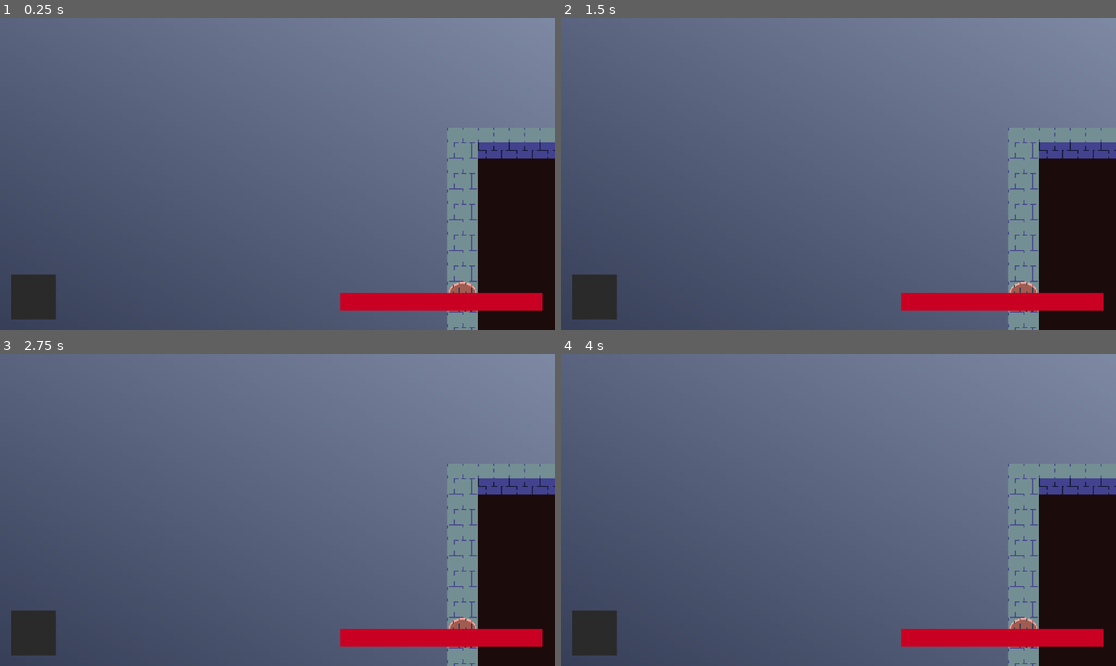
Above: before the commit, frames 1-4 (two rows, left to right).
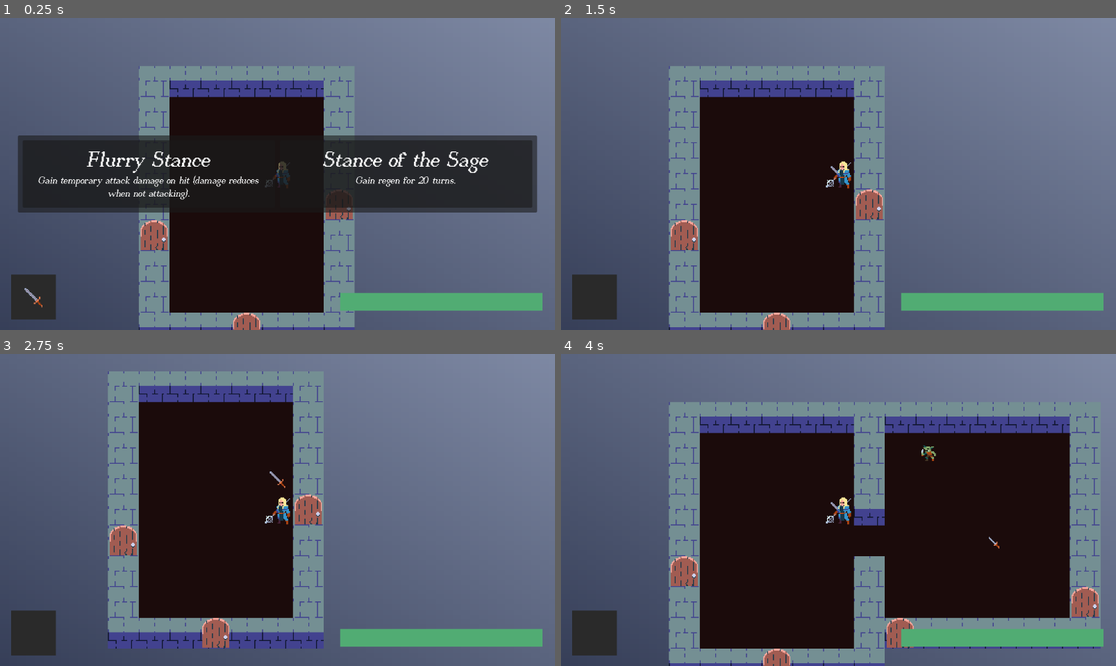
Above: after the commit, the same moments.

Repository: pryganss/TB-DCrawl
Game: Godot game, scene res://game.tscn
The game is run twice, just before and just after one commit, with the same random seed, the same clock (stepped at 60 frames per second) and the same inputs.
Inputs (mouse positions are in pixels of both pictures, inside the frame that each line leads up to):
- Up to frame 1 (0.25 s): no input
- Up to frame 2 (1.5 s): click (710, 174) at 0.52 s; tap Enter at 1.25 s; hold D (move_right) from 1.28 s (still down); tap Q (drop) at 1.35 s
- Up to frame 3 (2.75 s): tap Space (wait) at 2 s; release D (move_right) at 2.03 s; hold S (move_down) from 2.03 s (still down); tap E (grab) at 2.1 s
- Up to frame 4 (4 s): tap Enter at 2.75 s; release S (move_down) at 2.78 s; hold D (move_right) 2.78-3.53 s; tap Space (wait) at 2.85, 3.5 s; hold W (move_up) from 3.53 s (still down); tap Q (drop) at 3.6 s

The runs differ from the first frame. In frame 1, 55% of the frame differs, in the area x 3-100%, y 15-100%; in frame 2, 46%; in frame 3, 47%; in frame 4, 61%, in the area x 19-100%, y 15-100%.
Error before the commit: Parse Error: Could not resolve external class member "STATUS". (res://src/Stances/stance.gd:12)

Commit message:
add new stance

Diff:
--- /dev/null
+++ b/Assets/Stances/damage_reduction_stance.tres
@@ -0,0 +1,17 @@
+[gd_resource type="Resource" script_class="StanceDefinition" load_steps=4 format=3 uid="uid://dm1f8vdmbc5mi"]
+
+[ext_resource type="Script" uid="uid://cojmli4pgkhte" path="res://src/Stances/stance_definition.gd" id="1_4k2j8"]
+[ext_resource type="Script" uid="uid://bgnge8s0rq04j" path="res://src/Entities/Status/status_defintion.gd" id="2_xb16g"]
+
+[sub_resource type="Resource" id="Resource_4k2j8"]
+script = ExtResource("2_xb16g")
+duration = -1
+status = 2
+metadata/_custom_type_script = "uid://bgnge8s0rq04j"
+
+[resource]
+script = ExtResource("1_4k2j8")
+status = Array[ExtResource("2_xb16g")]([SubResource("Resource_4k2j8")])
+name = "Sword Cleaver Stance"
+description = "Gain armor based on the damage dealt by your last weapon attack"
+metadata/_custom_type_script = "uid://cojmli4pgkhte"
--- a/src/Entities/Components/fighter_component.gd
+++ b/src/Entities/Components/fighter_component.gd
@@ -45,9 +45,9 @@
 
 func damage(value):
 	damage_started.emit({"amount": value, "entity": entity}, "damage_started")
-	var reduced_damage = ceili(value / (1.0 + (armor / 25.0)))
+	var reduced_damage = ceili(value / (1.0 + (armor / 10.0)))
+	hp -= reduced_damage
 	damage_ended.emit({"amount": reduced_damage, "entity": entity}, "damage_ended")
-	hp -= reduced_damage
 	armor = BASE_ARMOR
 
 func refresh_status():
--- a/src/Entities/Components/melee_component.gd
+++ b/src/Entities/Components/melee_component.gd
@@ -11,6 +11,7 @@
 var status: Array[StatusDefinition]
 
 signal attack_started(_args: Array)
+signal attack_ended(_args: Array)
 
 func _init(component_definition: MeleeComponentDefinition):
 	super._init(component_definition)
@@ -24,14 +25,19 @@
 	var fighter_component: FighterComponent = entity.components.get(cpnt.FIGHTER)
 	if not fighter_component: return 0
 
+	var damage_dealt = 0
+
 	attack_started.emit({"target": target}, "attack_started")
 
 	if Attack.to_hit(fighter_component.level - target.level):
-		target.damage(Attack.damage(damage, mod))
+		damage_dealt = Attack.damage(damage, mod)
+		target.damage(damage_dealt)
 		if status:
 			for st in status:
 				stat.STATUS[st.status].call(target.entity, st.duration)
 
+	attack_ended.emit({"target": target, "damage": damage_dealt}, "attack_ended")
+
 	damage = BASE_DAMAGE
 	mod = BASE_MOD
 	return delay
--- /dev/null
+++ b/src/Entities/Status/armor_from_damage_status.gd
@@ -0,0 +1,16 @@
+class_name ArmorFromDamageStatus
+extends OnHitStatus
+
+var last_attack_damage = 0
+
+func apply(args: Dictionary, signal_name: String = "unnamed_signal"):
+	if signal_name == "attack_ended":
+		if not args["damage"] == 0:
+			last_attack_damage = args["damage"]
+	else:
+		var fighter_component = entity.components.get(cpnt.FIGHTER) as FighterComponent
+		fighter_component.armor += last_attack_damage
+
+func _get_triggers():
+	var melee_component = entity.components.get(cpnt.MELEE) as MeleeComponent
+	return super._get_triggers() + [melee_component.attack_ended]
Not shown, added: src/Entities/Status/armor_from_damage_status.gd.uid
